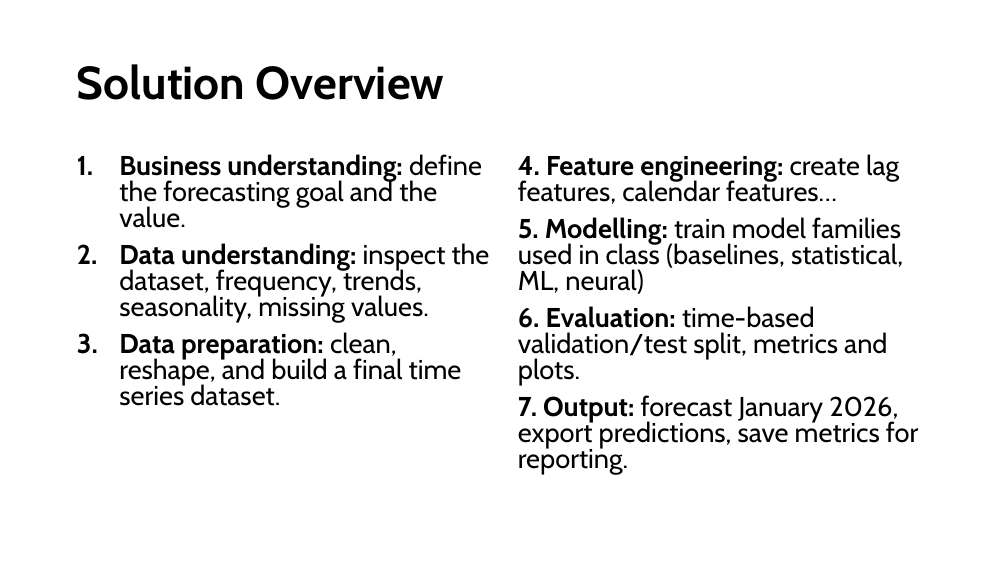
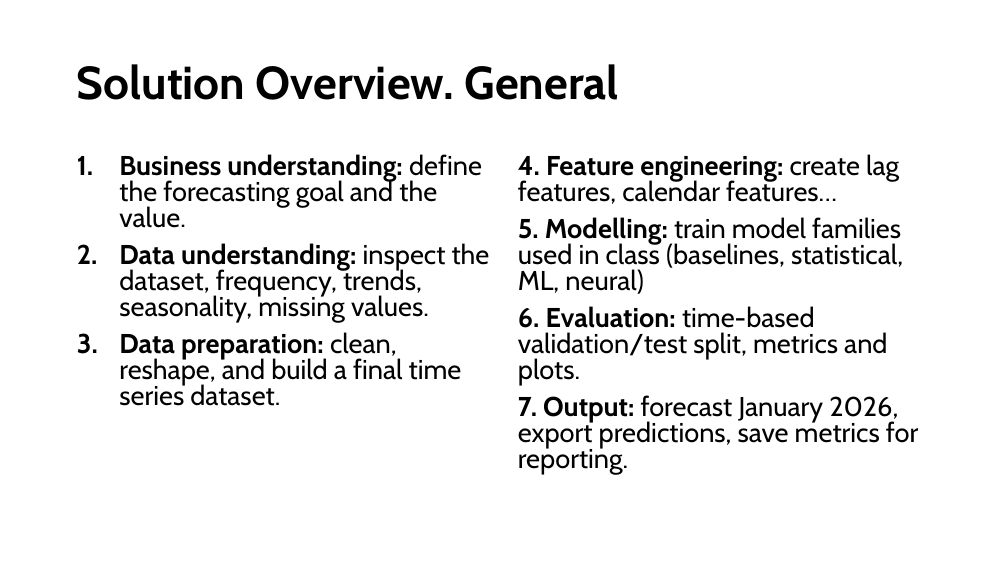
Before and after one commit to mireiamonbu/Spanish-Forecasters-MireiaMontoya-EnriqueRuiz, a slide deck: slide 4 of presentation/CapstonProject.pptx (slide 5 before the commit). Drawn at 1008x567 pixels with LibreOffice and Linux fonts; fonts in the diff are those of the drawing. Boxes give left, top, right and bottom in pixels: in the first picture for what was removed or moved away, otherwise in the second. Text is boxed around its words. In the diff, an @@ line names an element or a change of style, - is before the commit and + after.

```diff
--- a/presentation/CapstonProject.pptx
+++ b/presentation/CapstonProject.pptx
@@ title at [77,64,619,100]: text changed @@
-Solution Overview
+Solution Overview. General
```
Also in this commit, not shown: 6 other slides changed, 3 slides added, 2 slides removed.
